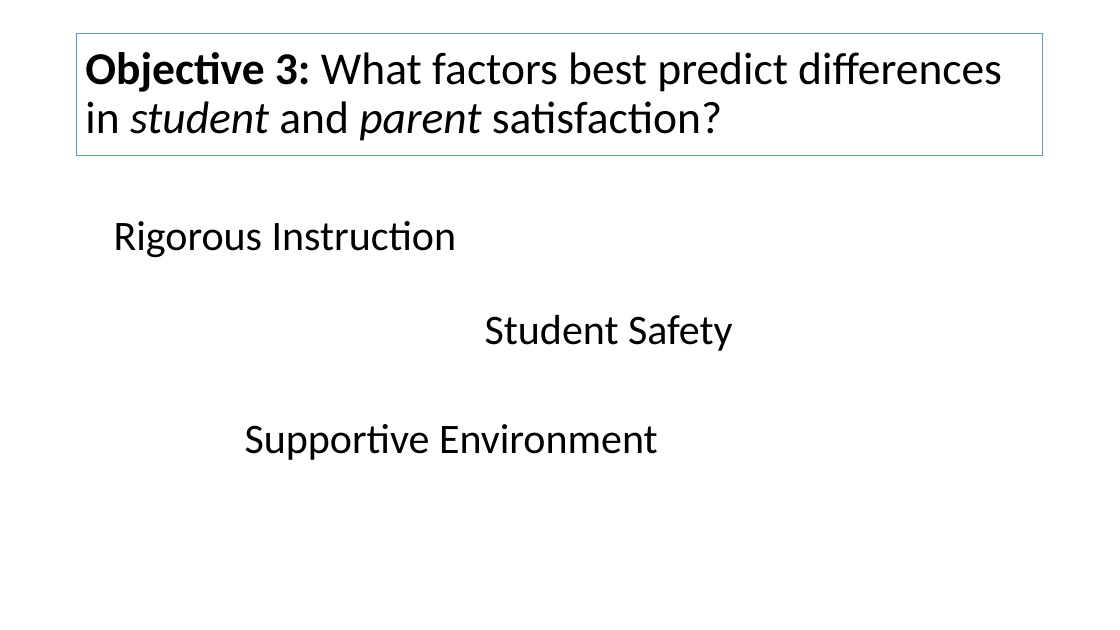
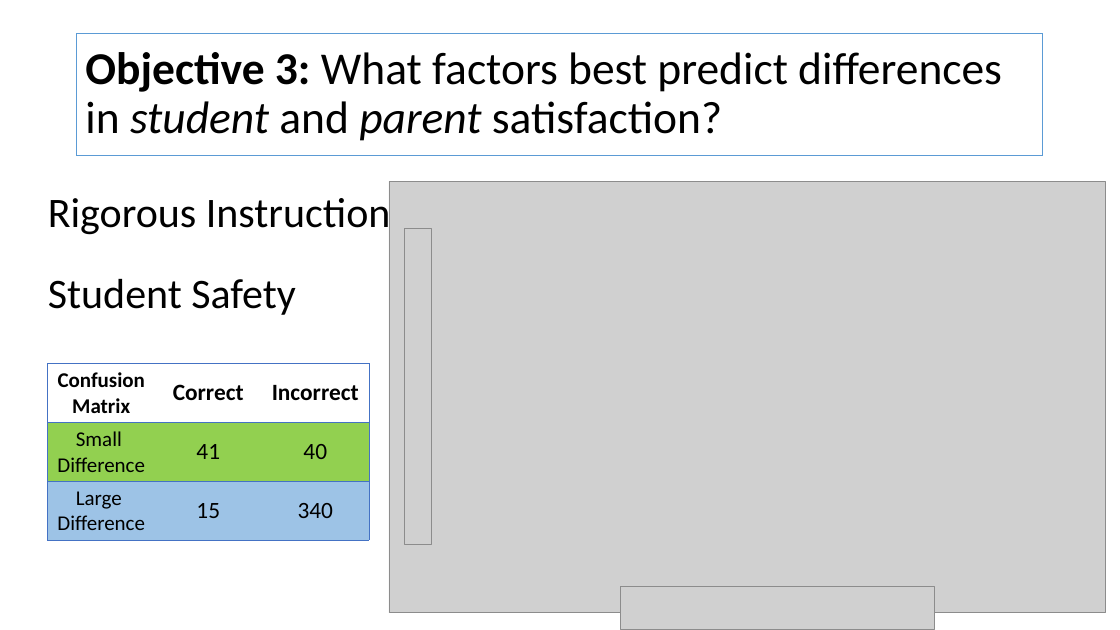
Before and after one commit to sarajohns19/DataScience-Project, a slide deck: slide 9 of NYCSchoolsProject_Slides.pptx (slide 8 before the commit). Drawn at 1120x630 pixels with LibreOffice and Linux fonts; fonts in the diff are those of the drawing; grey boxes stand for pictures. Boxes give left, top, right and bottom in pixels: in the first picture for what was removed or moved away, otherwise in the second. Text is boxed around its words. In the diff, an @@ line names an element or a change of style, - is before the commit and + after.

```diff
--- a/NYCSchoolsProject_Slides.pptx
+++ b/NYCSchoolsProject_Slides.pptx
@@ text "Rigorous Instruction" rewrapped from <box>114,221,457,258</box> to <box>48,193,391,238</box> @@
@@ picture added at <box>389,181,1105,613</box> @@
@@ picture added at <box>405,229,432,544</box> @@
@@ text "Student Safety": place and size @@
-text "Student Safety" at <box>485,315,733,351</box>
+text "Student Safety" at <box>48,279,296,315</box>
@@ table added at <box>48,364,368,540</box>, 3 rows, 3 columns @@
+Confusion Matrix | Correct | Incorrect
+Small Difference | 41 | 40
+Large Difference | 15 | 340
@@ text removed at <box>245,424,658,460</box> @@
-Supportive Environment
@@ picture added at <box>620,586,934,630</box> @@
```
Also in this commit, not shown: 2 other slides changed, 1 slide added, 1 other file.
